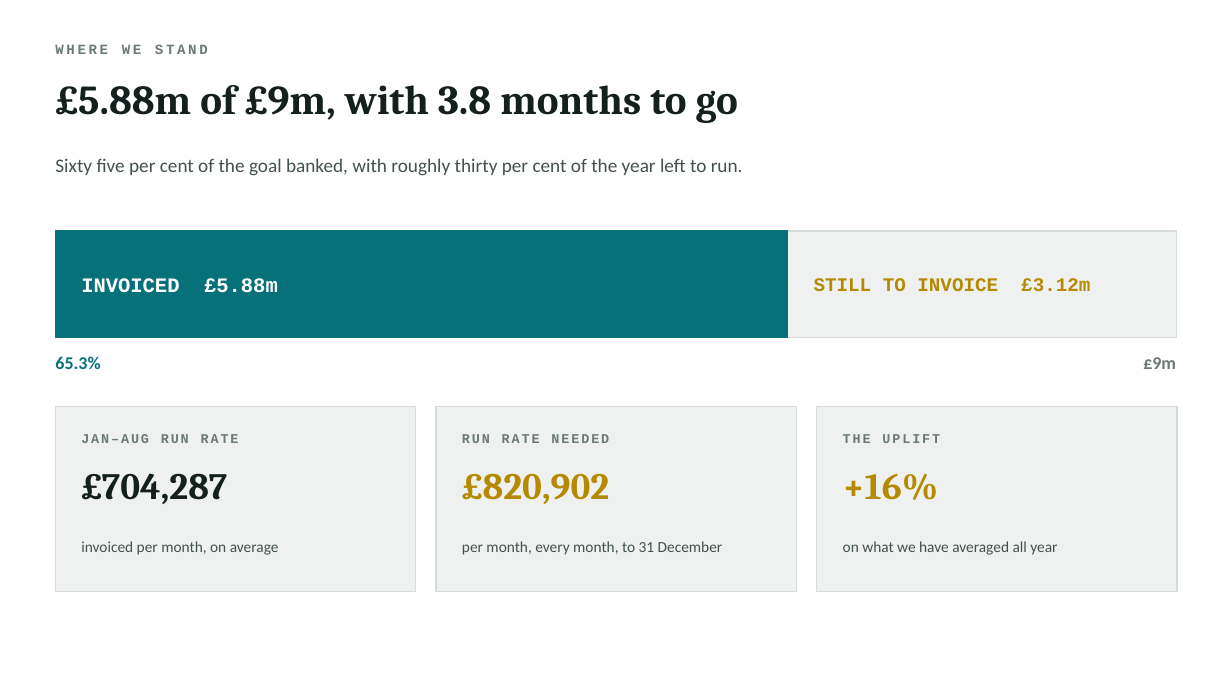
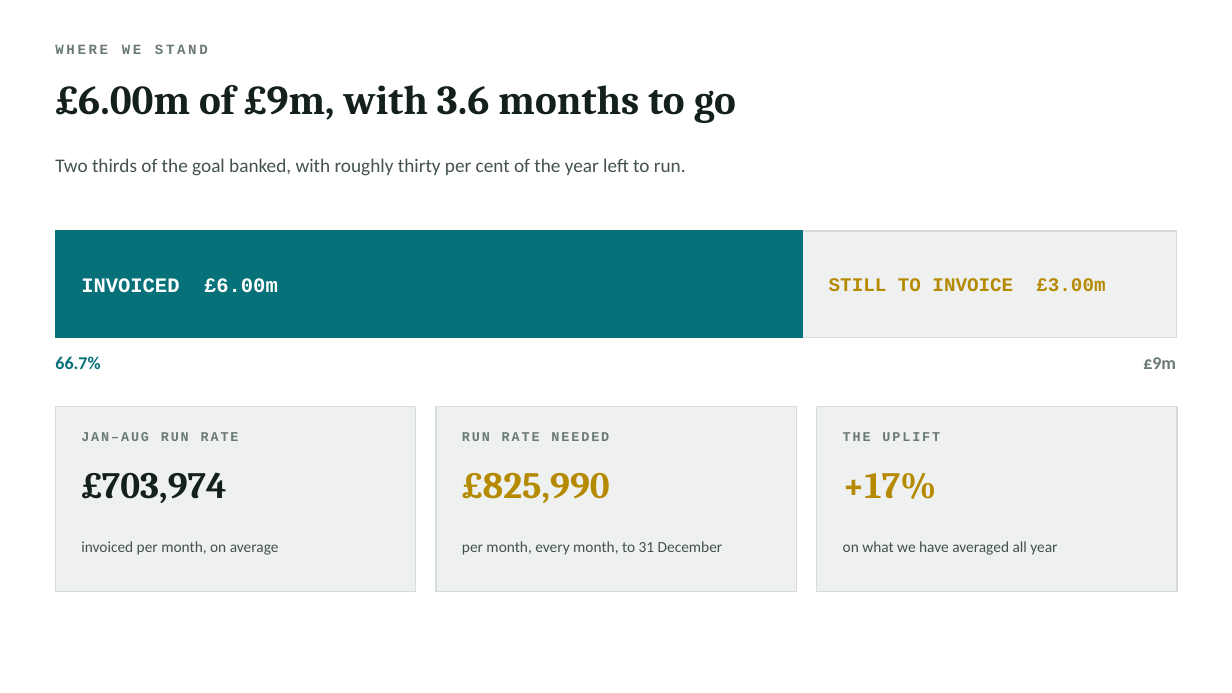
Before and after one commit to compcert-glitch/outlook-mcp, a slide deck: slide 4 of reports/ytd-road-to-9m.pptx (slide 5 before the commit). Drawn at 1232x693 pixels with LibreOffice and Linux fonts; fonts in the diff are those of the drawing. Boxes give left, top, right and bottom in pixels: in the first picture for what was removed or moved away, otherwise in the second. Text is boxed around its words. In the diff, an @@ line names an element or a change of style, - is before the commit and + after.

```diff
--- a/reports/ytd-road-to-9m.pptx
+++ b/reports/ytd-road-to-9m.pptx
@@ text at [55,85,736,123]: text changed @@
-£5.88m of £9m, with 3.8 months to go
+£6.00m of £9m, with 3.6 months to go
@@ text at [55,158,686,176]: text changed @@
-Sixty five per cent of the goal banked, with roughly thirty per cent of the year left to run.
+Two thirds of the goal banked, with roughly thirty per cent of the year left to run.
@@ rectangle: place and size @@
-rectangle at [55,231,788,337]
+rectangle at [55,231,803,337]
@@ text at [81,278,278,293]: text changed @@
-INVOICED £5.88m
+INVOICED £6.00m
@@ text at [829,278,1105,292]: text changed @@
-STILL TO INVOICE £3.12m
+STILL TO INVOICE £3.00m
@@ text at [55,356,100,369]: text changed @@
-65.3%
+66.7%
@@ text at [81,472,226,503]: text changed @@
-£704,287
+£703,974
@@ text at [462,472,610,503]: text changed @@
-£820,902
+£825,990
@@ text at [843,473,937,499]: text changed @@
-+16%
++17%
```
Also in this commit, not shown: 5 other slides changed, 1 slide added, 3 slides removed, 8 other files.
